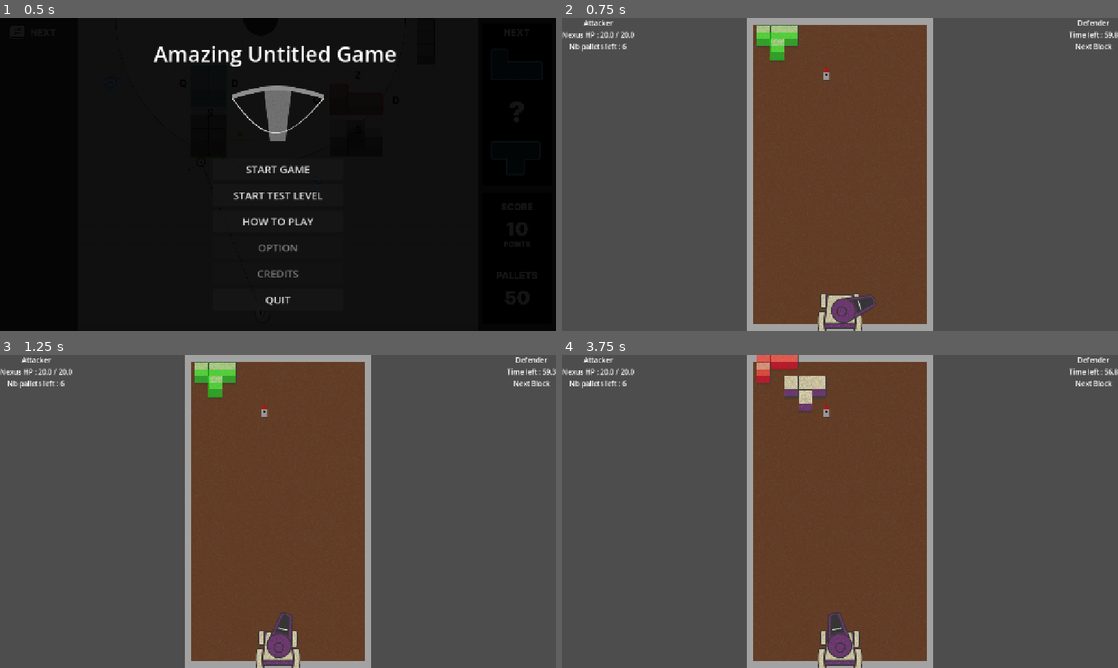
Above: before the commit, frames 1-4 (two rows, left to right).
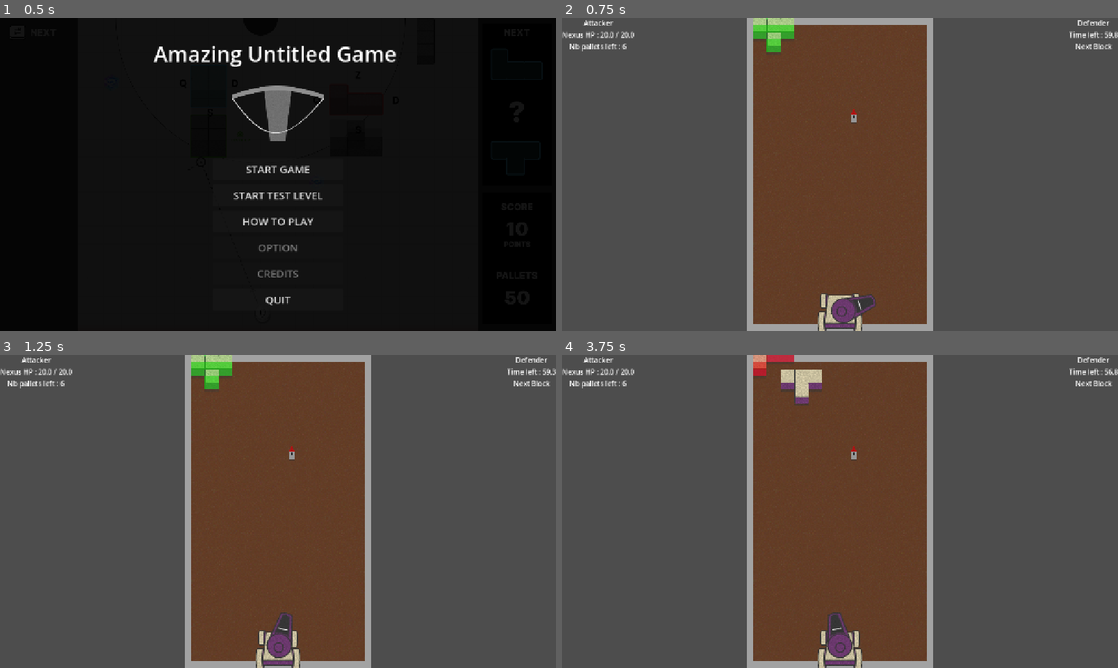
Above: after the commit, the same moments.

Repository: Angele-Bzl/construction
Game: Godot game, scene res://Scenes/title_screen.tscn
Two runs of this game, one before a commit and one after it. Both use one fixed random seed, a clock stepped at 60 frames per second and the inputs below.
Inputs (mouse positions are in pixels of both pictures, inside the frame that each line leads up to):
- Up to frame 1 (0.5 s): no input
- Up to frame 2 (0.75 s): click "START GAME" at 0.5 s
- Up to frame 3 (1.25 s): no input
- Up to frame 4 (3.75 s): move the mouse to (962, 495) at 1.27 s; hold D (right) 1.28-2.03 s; click (962, 495) at 1.35 s; tap Enter at 2 s; move the mouse to (728, 527) at 2.02 s; hold S (down) 2.03-2.78 s; right-click (728, 527) at 2.1 s; move the mouse to (895, 442) at 2.77 s; hold D (right) 2.78-3.53 s; tap Mouse wheel down (scroll_down) at 2.85 s; tap Space (snap) at 3.5, 3.6 s; move the mouse to (812, 574) at 3.52 s; hold W (up) from 3.53 s (still down)

Frame 1 is identical in both runs. In frame 2, 0.9% of the frame differs, in the area x 34-53%, y 0-34%; in frame 3, 0.9%; in frame 4, 1.2%.

Commit message:
Commit nexus

Diff:
--- a/construction/Prefabs/BlockPrefabs/nexus.tscn
+++ b/construction/Prefabs/BlockPrefabs/nexus.tscn
@@ -4,11 +4,19 @@
 [ext_resource type="Script" uid="uid://cs7egyejg50oe" path="res://Scripts/nexus.gd" id="2_8h317"]
 [ext_resource type="Texture2D" uid="uid://bdm0ch7ivujax" path="res://Assets/Placeholders/placeholder_nexus.png" id="2_gqxav"]
 
+[sub_resource type="RectangleShape2D" id="RectangleShape2D_8h317"]
+size = Vector2(63, 63)
+
+[sub_resource type="RectangleShape2D" id="RectangleShape2D_npx13"]
+size = Vector2(63, 63)
+
 [node name="Nexus" unique_id=407422604 instance=ExtResource("1_yw6gb")]
 script = ExtResource("2_8h317")
+textures = Array[CompressedTexture2D]([])
+top_textures = Array[CompressedTexture2D]([])
 
 [node name="BlockSprite" parent="." index="0" unique_id=1034150835]
-position = Vector2(0, -0.9999981)
+position = Vector2(31.725, 32.37625)
 texture = ExtResource("2_gqxav")
 centered = true
 offset = Vector2(0, 0)
@@ -22,7 +30,9 @@
 offset = Vector2(-58.55, 117.855)
 
 [node name="BlockCollision" parent="." index="1" unique_id=41598474]
-scale = Vector2(0.89, 1.81)
+position = Vector2(32, 32)
+shape = SubResource("RectangleShape2D_8h317")
 
 [node name="BlockDetectionCollision" parent="BlockDetection" parent_id_path=PackedInt32Array(1880383099) index="0" unique_id=1666127460]
-scale = Vector2(0.86, 1.745)
+position = Vector2(32, 32)
+shape = SubResource("RectangleShape2D_npx13")
--- a/construction/Scenes/main_scene.tscn
+++ b/construction/Scenes/main_scene.tscn
@@ -12,11 +12,14 @@
 [ext_resource type="Texture2D" uid="uid://cpe6nep6cxb5l" path="res://Assets/Items/Canon base.png" id="5_maf8m"]
 [ext_resource type="PackedScene" uid="uid://ct3oijw5r6wfs" path="res://Prefabs/BlockPrefabs/nexus.tscn" id="6_6ev3c"]
 
+[sub_resource type="RectangleShape2D" id="RectangleShape2D_76v2p"]
+size = Vector2(14, 720)
+
 [sub_resource type="RectangleShape2D" id="RectangleShape2D_xrivr"]
 size = Vector2(20, 720)
 
 [sub_resource type="RectangleShape2D" id="RectangleShape2D_13qdw"]
-size = Vector2(432, 20)
+size = Vector2(432, 14)
 
 [node name="MainScene" type="Node2D" unique_id=533807947]
 script = ExtResource("1_m1efj")
@@ -43,11 +46,14 @@
 centered = false
 
 [node name="Ground" type="TextureRect" parent="." unique_id=1142738223]
-offset_left = 431.0
-offset_right = 431.0
+offset_left = 440.00003
+offset_top = 16.0
+offset_right = 807.386
+offset_bottom = 669.6
 scale = Vector2(1.0887729, 1.0526316)
 mouse_filter = 2
 texture = ExtResource("2_x6ack")
+expand_mode = 1
 
 [node name="Walls" type="Node2D" parent="." unique_id=1550099786]
 
@@ -61,7 +67,7 @@
 
 [node name="WallCollision" type="CollisionShape2D" parent="Walls/Wall1" unique_id=282814252]
 position = Vector2(0, -24)
-shape = SubResource("RectangleShape2D_xrivr")
+shape = SubResource("RectangleShape2D_76v2p")
 
 [node name="Wall2" type="StaticBody2D" parent="Walls" unique_id=688039229]
 position = Vector2(848, 384)
@@ -97,13 +103,10 @@
 
 [node name="BlockContainer" type="Node2D" parent="." unique_id=1674226568]
 
+[node name="Nexus" parent="." unique_id=407422604 instance=ExtResource("6_6ev3c")]
+
 [node name="PatternSpawn" type="Node2D" parent="." unique_id=828033140]
-position = Vector2(448, 32)
-
-[node name="Nexus" parent="." unique_id=407422604 instance=ExtResource("6_6ev3c")]
-position = Vector2(640, 96)
-textures = Array[CompressedTexture2D]([])
-top_textures = Array[CompressedTexture2D]([])
+position = Vector2(440, 16)
 
 [node name="CrossbowShooter" parent="." unique_id=641207508 instance=ExtResource("4_x6ack")]
 z_index = 1
--- a/construction/Scripts/levelManager.gd
+++ b/construction/Scripts/levelManager.gd
@@ -49,10 +49,10 @@
 	var range_y : Vector2 = Vector2(ground.global_position.y/3,ground.global_position.y/3 + ground.size.y/3)
 	print("Range x : " + str(range_x))
 	print("Range y : " + str(range_y))
-	nexus.global_position = Vector2(rng.randf_range(range_x.x,range_x.y),rng.randf_range(range_y.x,range_y.y))
+	nexus.global_position = Vector2(rng.randi_range(range_x.x,range_x.y),rng.randi_range(range_y.x,range_y.y))
 	print("Nexus position : " + str(nexus.global_position))
-	nexus.global_position.x -= int(nexus.global_position.x) % int(GlobalManager.TILE.x)
-	nexus.global_position.y -= int(nexus.global_position.y) % int(GlobalManager.TILE.y)
+	nexus.global_position.x -= int(nexus.global_position.x) % int(GlobalManager.TILE.x*2)
+	nexus.global_position.y -= int(nexus.global_position.y) % int(GlobalManager.TILE.y*2)
 	print("Nexus position tile fixed : " + str(nexus.global_position))
 
 	for i in starting_blocks:
